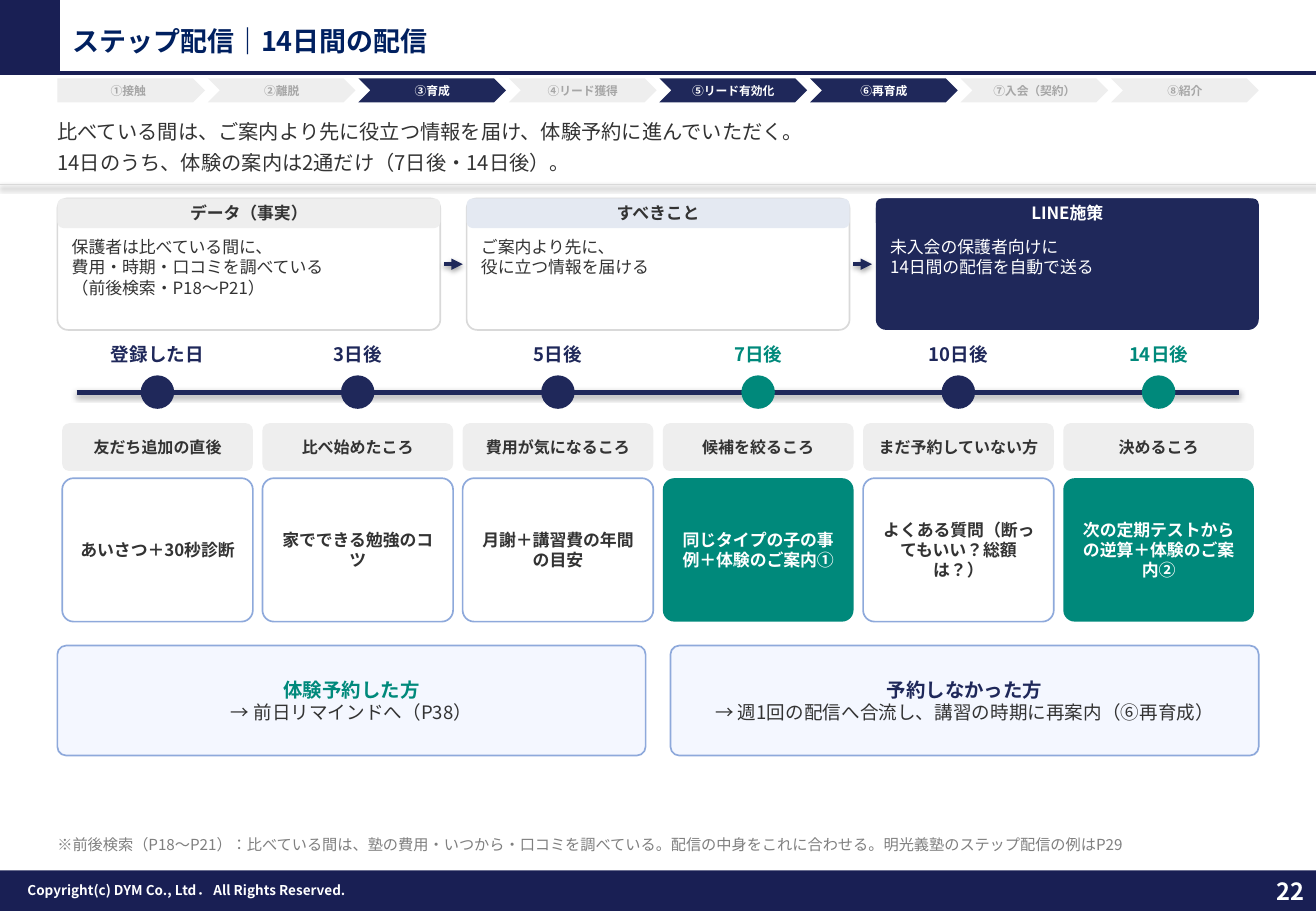
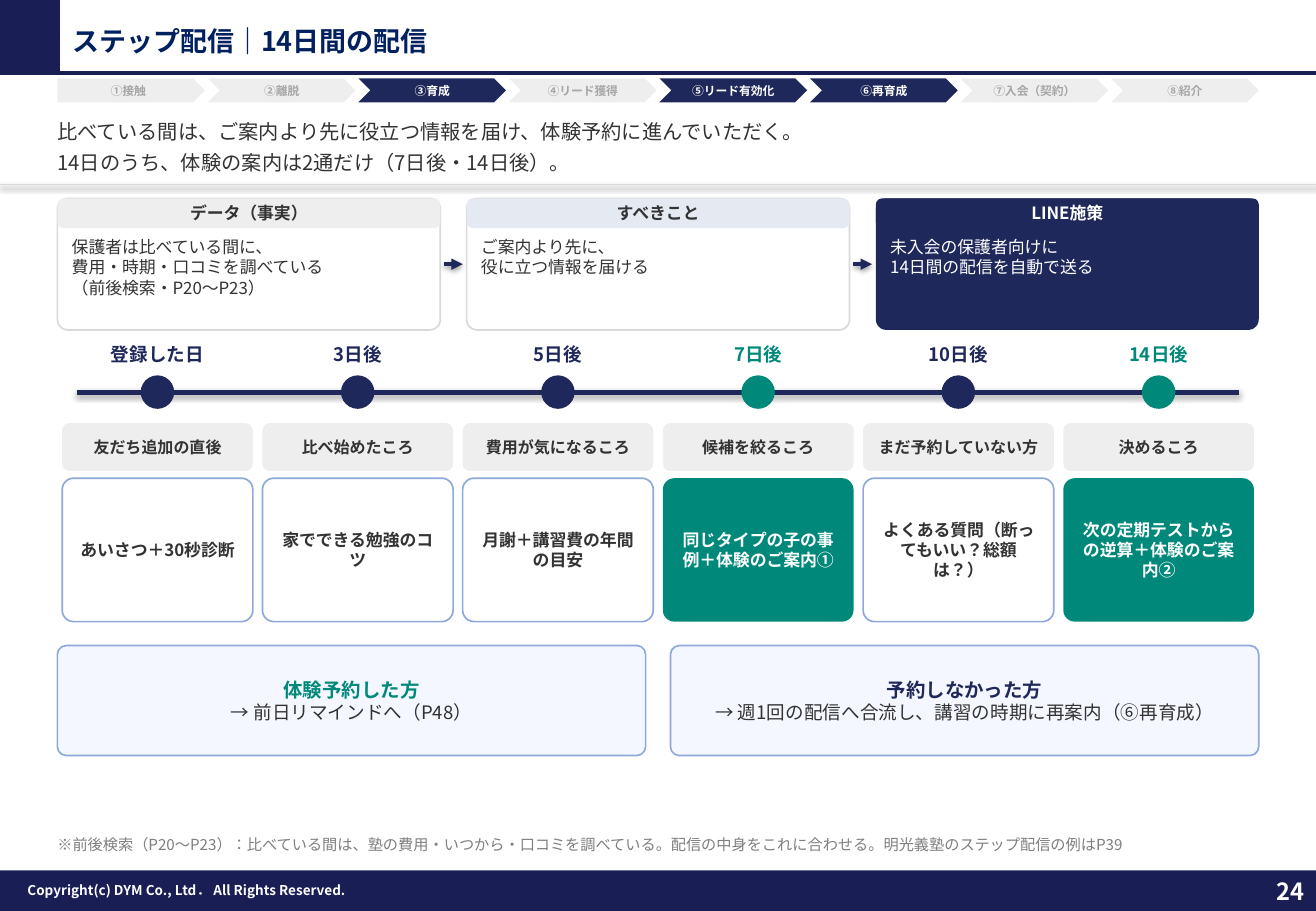
Before and after one commit to tonomura-r-dev/folder, a slide deck: slide 24 of 教育（塾）業界_LINE公式アカウント運用のご提案_新FMT版.pptx (slide 22 before the commit). Drawn at 1316x911 pixels with LibreOffice and Linux fonts; fonts in the diff are those of the drawing; background and template pictures are left out. Boxes give left, top, right and bottom in pixels: in the first picture for what was removed or moved away, otherwise in the second. Text is boxed around its words. In the diff, an @@ line names an element or a change of style, - is before the commit and + after.

```diff
--- a/教育（塾）業界_LINE公式アカウント運用のご提案_新FMT版.pptx
+++ b/教育（塾）業界_LINE公式アカウント運用のご提案_新FMT版.pptx
@@ text at box(72, 279, 265, 296): text changed @@
-（前後検索・P18〜P21）
+（前後検索・P20〜P23）
@@ text in rounded rectangle at box(253, 703, 472, 721): text changed @@
-→ 前日リマインドへ（P38）
+→ 前日リマインドへ（P48）
@@ text at box(57, 837, 1122, 851): text changed @@
-※前後検索（P18〜P21）：比べている間は、塾の費用・いつから・口コミを調べている。配信の中身をこれに合わせる。明光義塾のステップ配信の例はP29
+※前後検索（P20〜P23）：比べている間は、塾の費用・いつから・口コミを調べている。配信の中身をこれに合わせる。明光義塾のステップ配信の例はP39
@@ page number at box(1276, 882, 1304, 900): text changed @@
-22
+24
```
Also in this commit, not shown: 35 other slides changed, 20 slides added, 4 slides removed, 4 other files.
